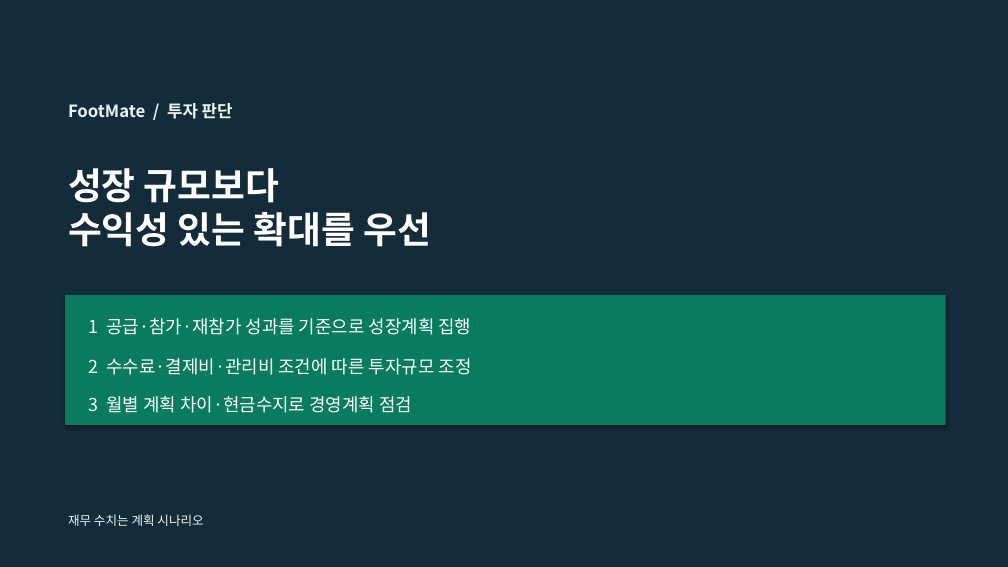
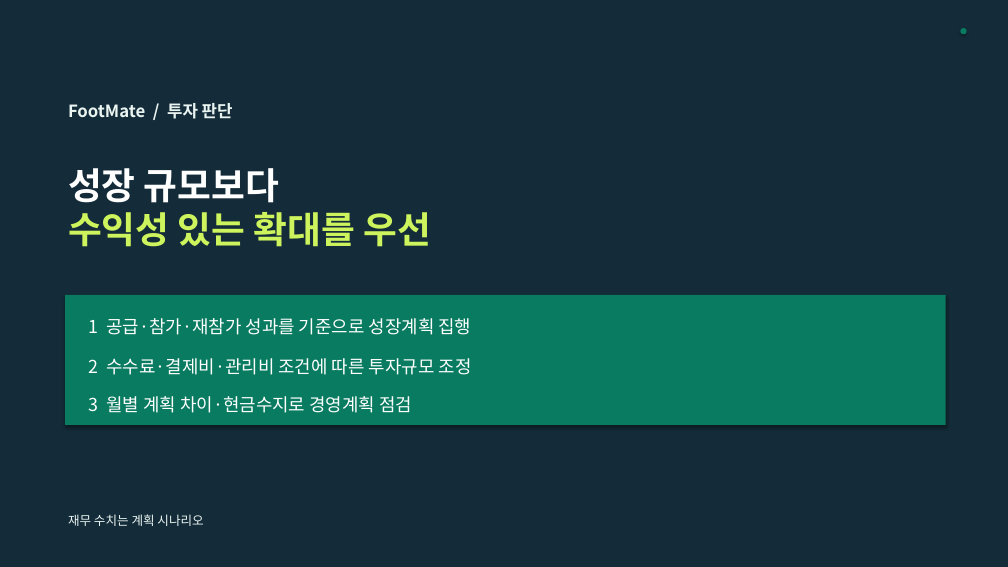
Before and after one commit to dohyunkimmm/footmate-case-study, a slide deck: slide 6 of src/case-study/downloads/footmate_5year_strategy.pptx. Drawn at 1008x567 pixels with LibreOffice and Linux fonts; fonts in the diff are those of the drawing. Boxes give left, top, right and bottom in pixels: in the first picture for what was removed or moved away, otherwise in the second. Text is boxed around its words. In the diff, an @@ line names an element or a change of style, - is before the commit and + after.

```diff
--- a/src/case-study/downloads/footmate_5year_strategy.pptx
+++ b/src/case-study/downloads/footmate_5year_strategy.pptx
@@ ellipse added at <box>960,28,966,34</box>, fill #087B60 @@
@@ text at <box>68,212,432,247</box>: text colour #FFFFFF to #CDF35D in "수익성 있는 확대를 우선" @@
```
Also in this commit, not shown: 5 other slides changed, 19 other files.
